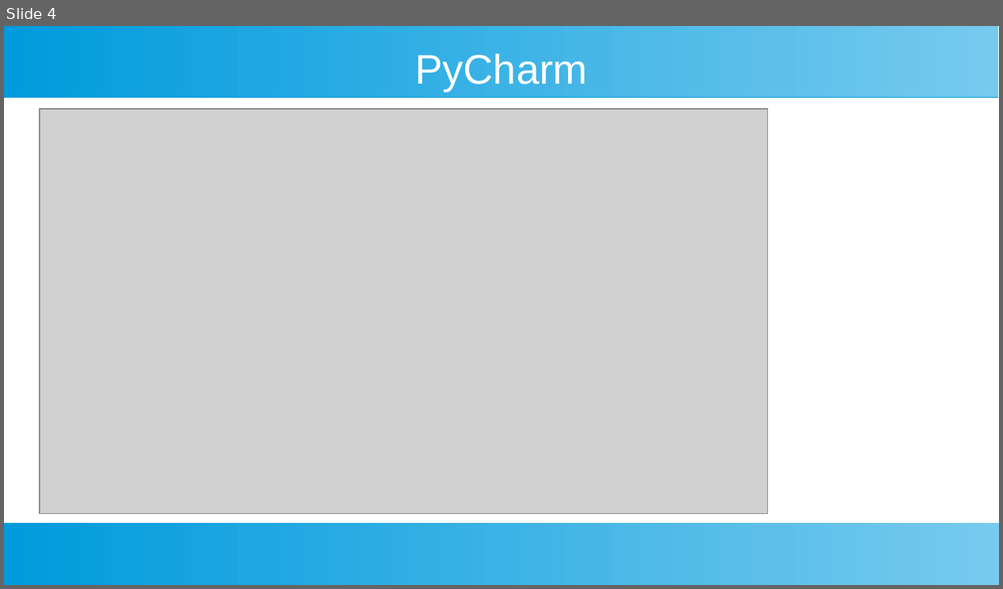
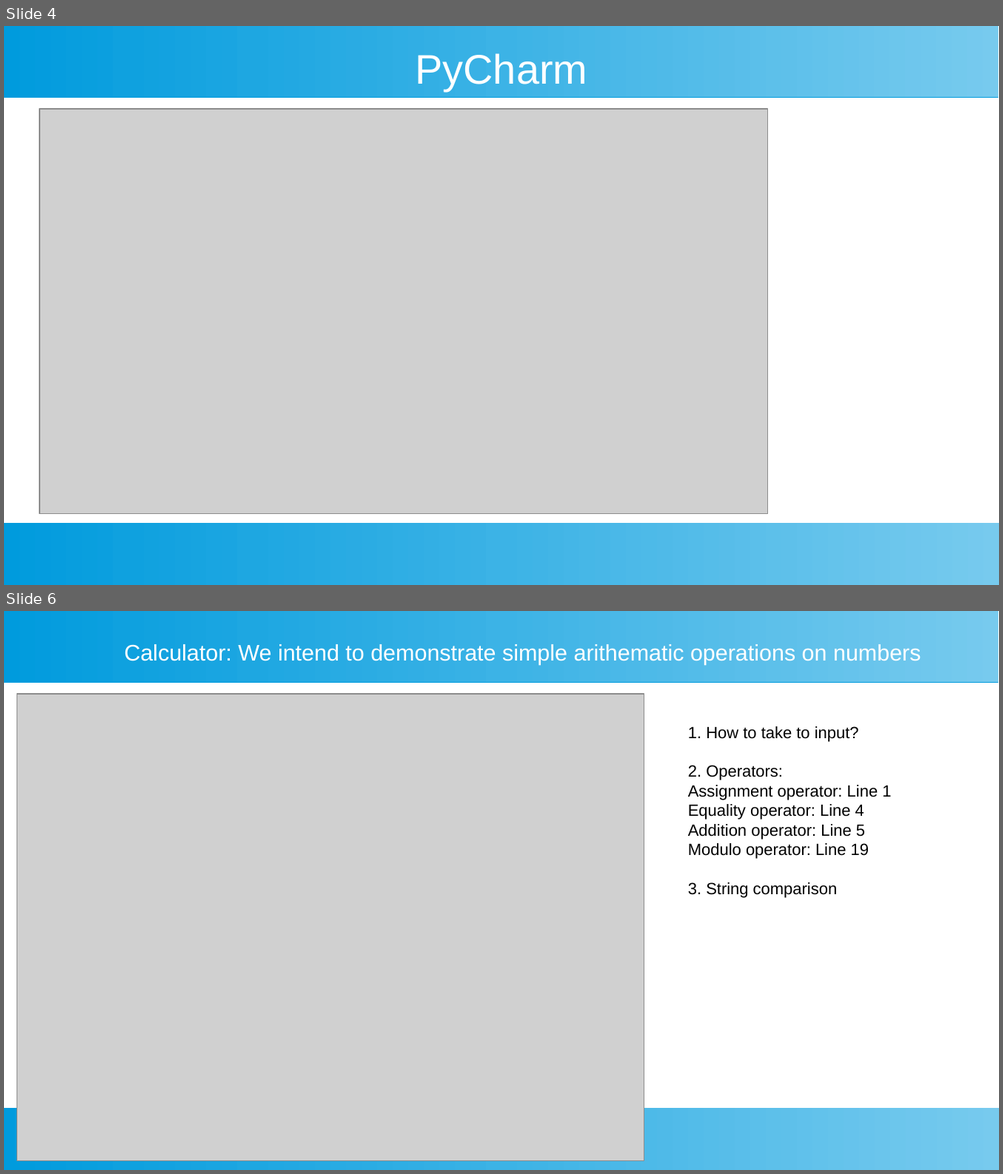
Before and after one commit to ashishjain1547/public_lessons_in_python, a slide deck: Ch 1- Calculator/First Class in Python.odp. Shown one above the other, each under a label of ours: slide 4 before the commit, slides 4 and 6 after it; the slides between them are not shown. The pictures are 1003x589 and 1003x1174 pixels, drawn with LibreOffice and Linux fonts; fonts in the diff are those of the drawing; grey boxes stand for pictures. Boxes give left, top, right and bottom in pixels: in the first picture for what was removed or moved away, otherwise in the second. Text is boxed around its words. In the diff, an @@ line names an element or a change of style, - is before the commit and + after.

```diff
--- a/Ch 1- Calculator/First Class in Python.odp
+++ b/Ch 1- Calculator/First Class in Python.odp
@@ slide 6 added at [4,611,999,1170], background #FFFFFF; not listed: 2 template elements that a slide beside it also shows @@
@@ title added at [124,644,921,665], 18 pt, text #FFFFFF @@
+Calculator: We intend to demonstrate simple arithematic operations on numbers
@@ picture added at [17,694,644,1162] @@
@@ text added at [688,726,891,898], 13 pt, text #000000 @@
+1. How to take to input?
+2. Operators:
+Assignment operator: Line 1
+Equality operator: Line 4
+Addition operator: Line 5
+Modulo operator: Line 19
+3. String comparison
```
Also in this commit, not shown: 2 slides changed, 1 slide removed, 7 other files.
